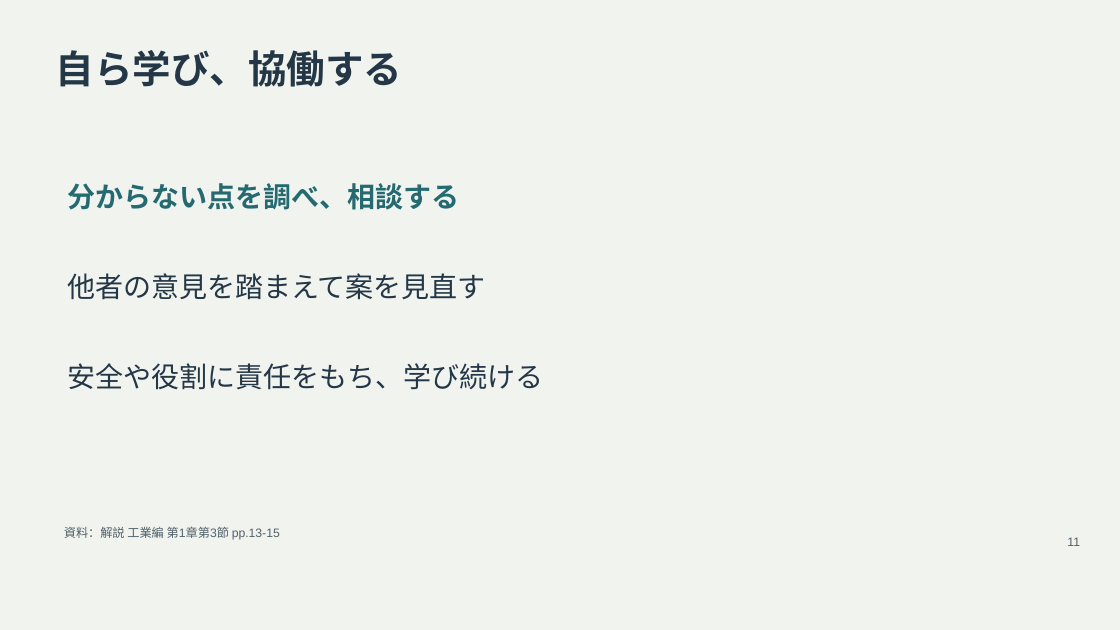
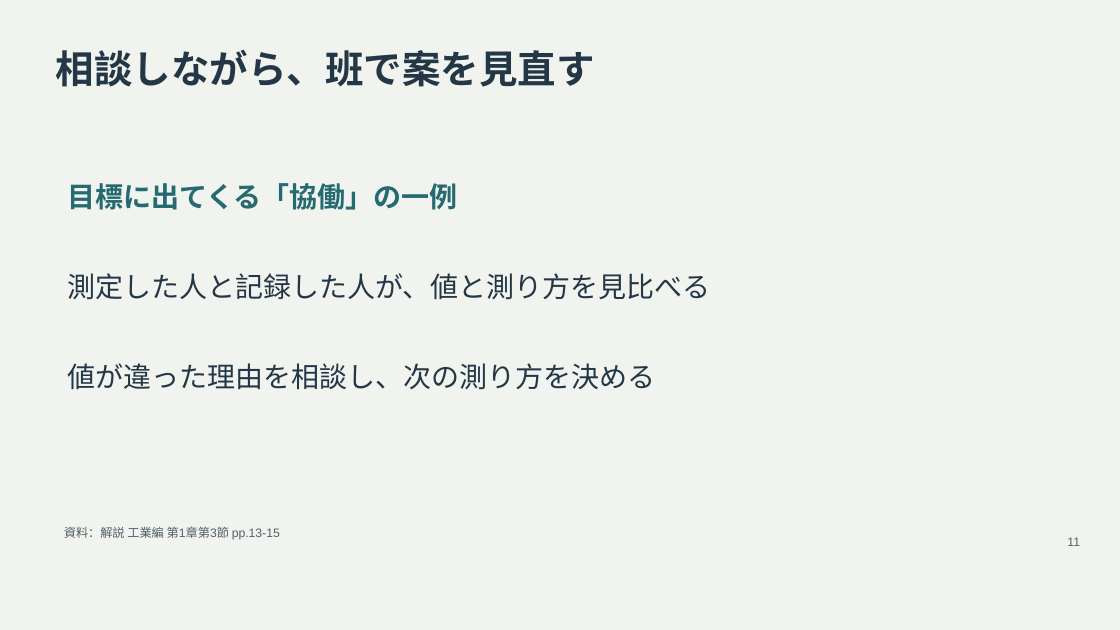
Before and after one commit to zooc-14calbp/industrial-education-i, a slide deck: slide 11 of lessons/06/slides.pptx. Drawn at 1120x630 pixels with LibreOffice and Linux fonts; fonts in the diff are those of the drawing. Boxes give left, top, right and bottom in pixels: in the first picture for what was removed or moved away, otherwise in the second. Text is boxed around its words. In the diff, an @@ line names an element or a change of style, - is before the commit and + after.

```diff
--- a/lessons/06/slides.pptx
+++ b/lessons/06/slides.pptx
@@ text at <box>56,50,595,87</box>: text changed @@
-自ら学び、協働する
+相談しながら、班で案を見直す
@@ text at <box>67,183,458,210</box>: text changed @@
-分からない点を調べ、相談する
+目標に出てくる「協働」の一例
@@ text at <box>67,273,710,300</box>: text changed @@
-他者の意見を踏まえて案を見直す
+測定した人と記録した人が、値と測り方を見比べる
@@ text at <box>67,363,655,390</box>: text changed @@
-安全や役割に責任をもち、学び続ける
+値が違った理由を相談し、次の測り方を決める
```
Also in this commit, not shown: 14 other files.
